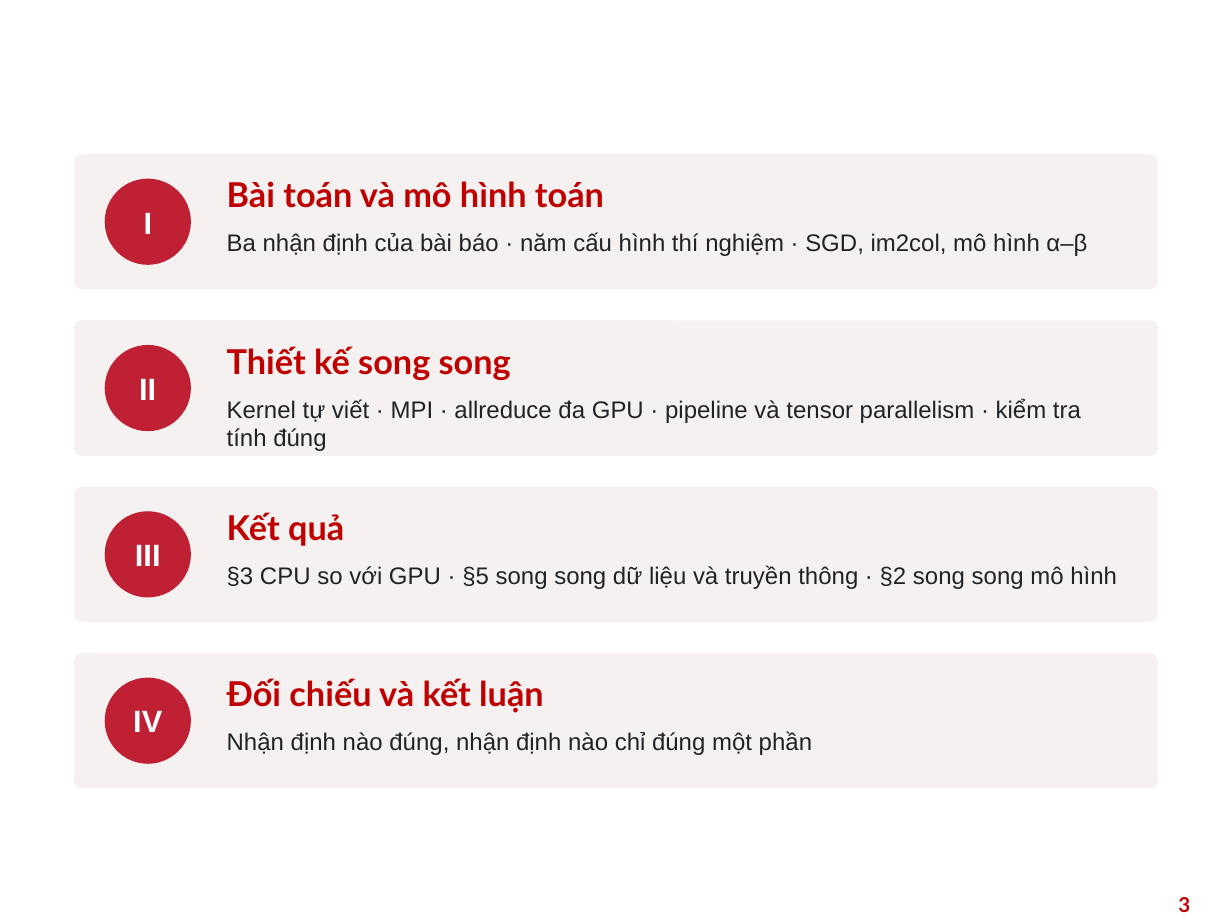
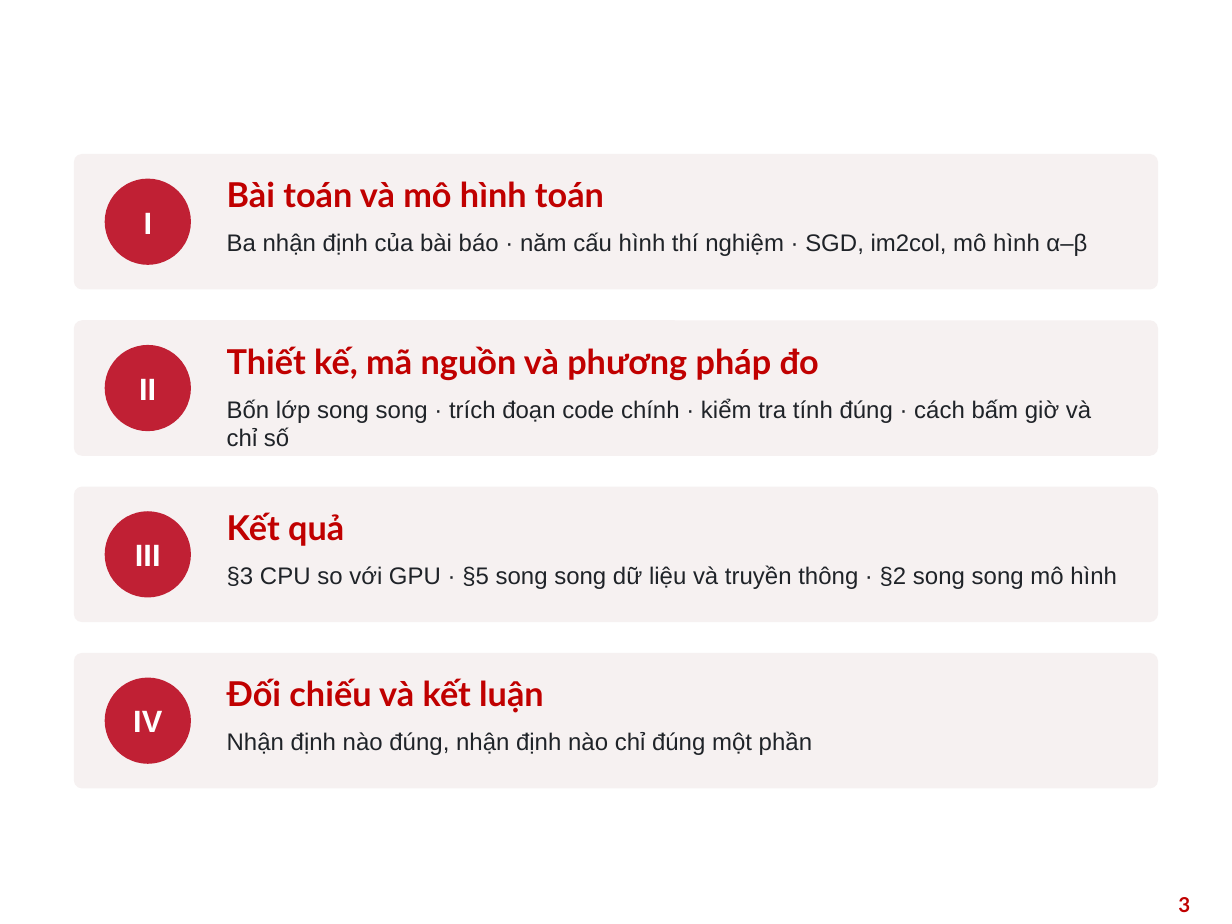
Before and after one commit to ngocvinhvu/High-Performance-Computing, a slide deck: slide 3 of slides/HPC_Nhom10_ParallelDistributedDL.pptx. Drawn at 1232x924 pixels with LibreOffice and Linux fonts; fonts in the diff are those of the drawing; background and template pictures are left out. Boxes give left, top, right and bottom in pixels: in the first picture for what was removed or moved away, otherwise in the second. Text is boxed around its words. In the diff, an @@ line names an element or a change of style, - is before the commit and + after.

```diff
--- a/slides/HPC_Nhom10_ParallelDistributedDL.pptx
+++ b/slides/HPC_Nhom10_ParallelDistributedDL.pptx
@@ text at bbox=[227, 346, 819, 381]: text changed @@
-Thiết kế song song
+Thiết kế, mã nguồn và phương pháp đo
@@ text at bbox=[227, 399, 1091, 447]: text changed @@
-Kernel tự viết · MPI · allreduce đa GPU · pipeline và tensor parallelism · kiểm tra tính đúng
+Bốn lớp song song · trích đoạn code chính · kiểm tra tính đúng · cách bấm giờ và chỉ số
```
Also in this commit, not shown: 1 other slide changed, 8 slides added, 1 other file.
